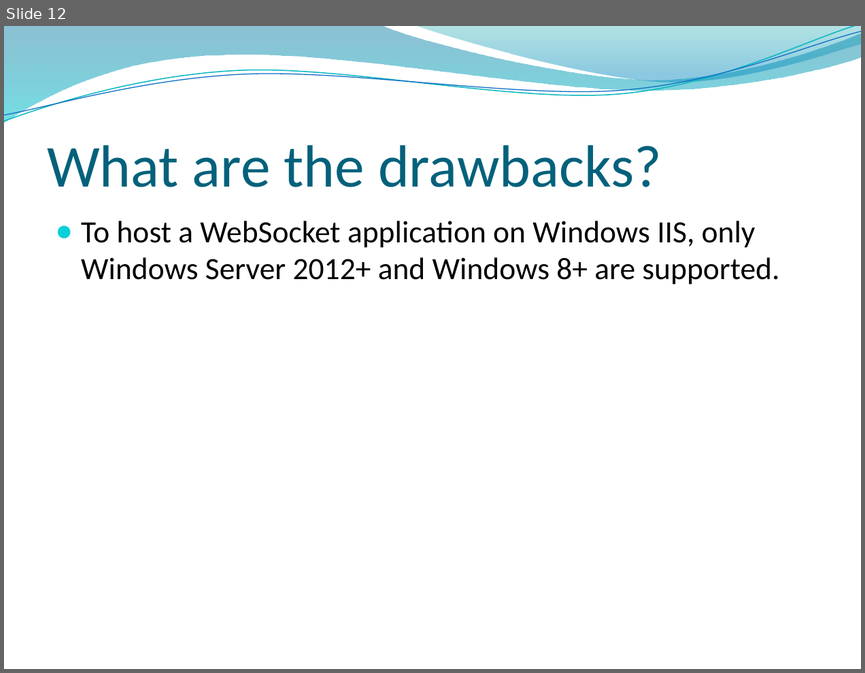
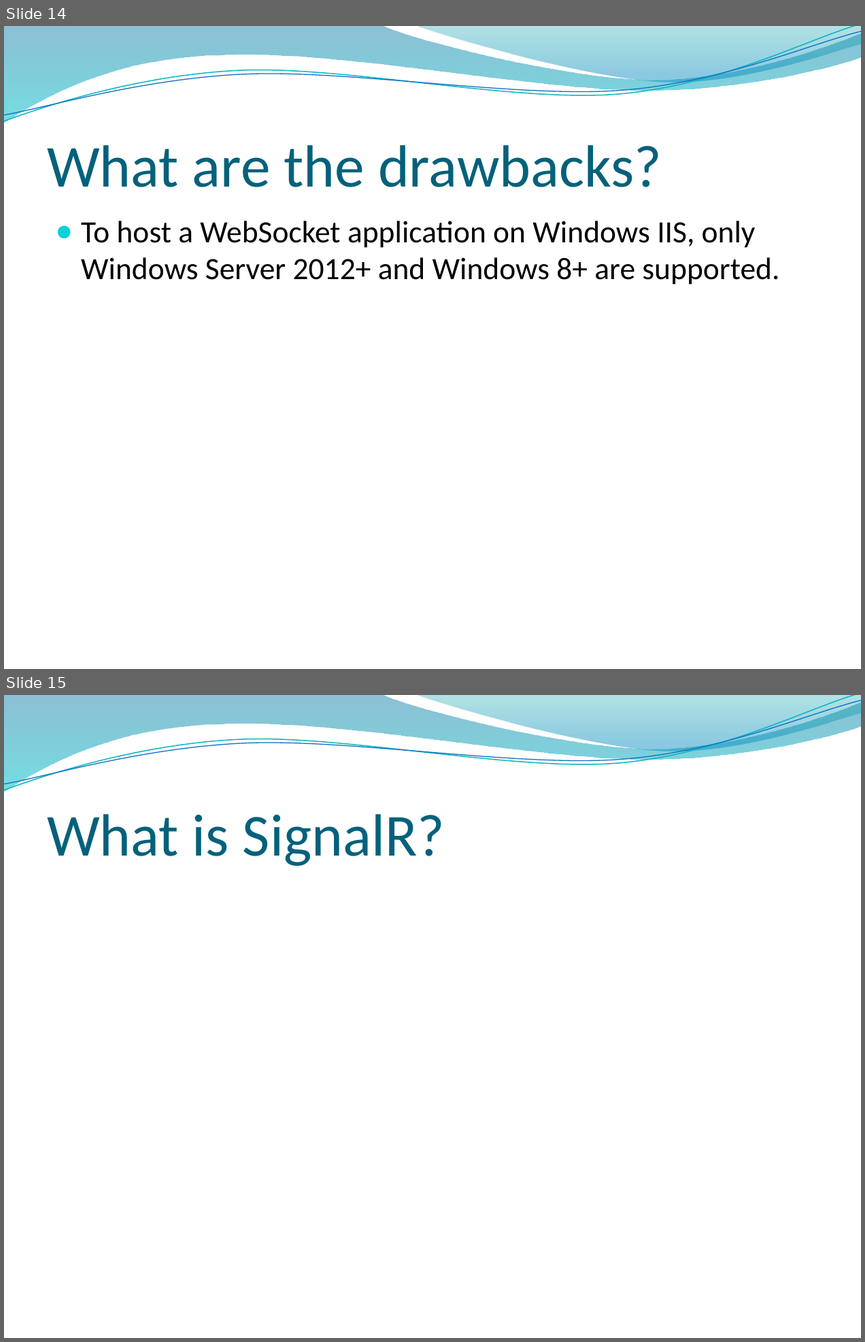
Before and after one commit to kyleema2016/Chatter, a slide deck: WebSocket.pptx. Shown one above the other, each under a label of ours: slide 12 before the commit, slides 14 and 15 after it. The pictures are 865x673 and 865x1342 pixels, drawn with LibreOffice and Linux fonts; fonts in the diff are those of the drawing; background and template pictures are left out. Boxes give left, top, right and bottom in pixels: in the first picture for what was removed or moved away, otherwise in the second. Text is boxed around its words. In the diff, an @@ line names an element or a change of style, - is before the commit and + after.

```diff
--- a/WebSocket.pptx
+++ b/WebSocket.pptx
@@ slide 15 added at (4, 695, 861, 1338), background picture (left out); not listed: 4 template elements that a slide beside it also shows @@
@@ title added at (47, 814, 445, 866), 50 pt, text #04617B @@
+What is SignalR?
@@ what was slide 12 is now slide 14 @@
```
Also in this commit, not shown: 5 slides changed, 4 other slides added, 10 other files.
